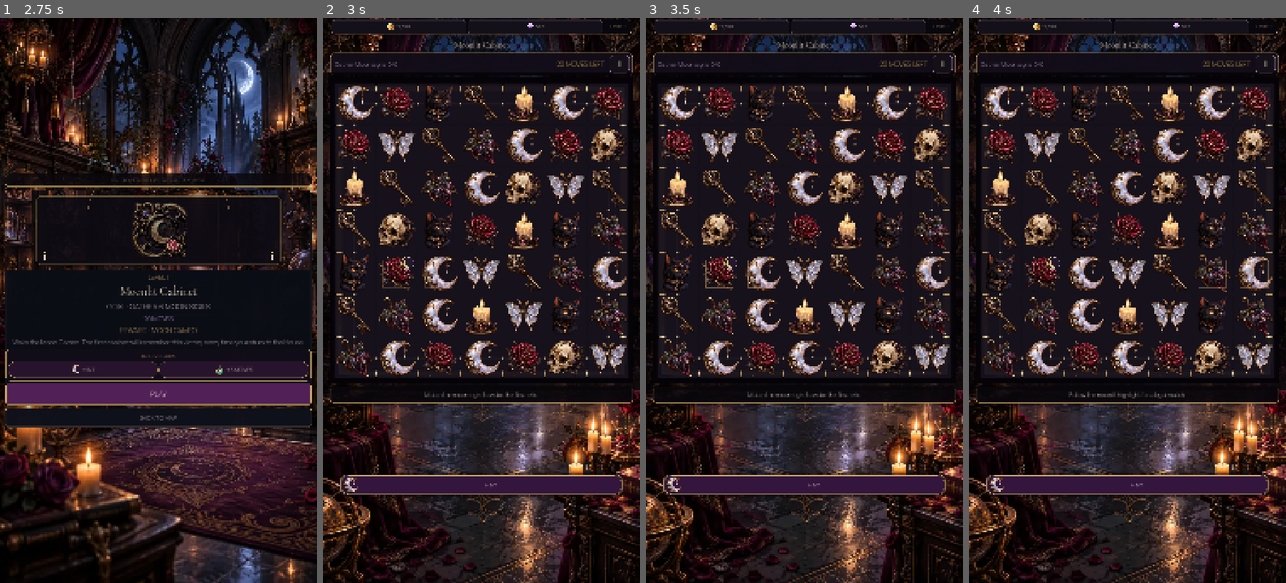
Above: before the commit, frames 1-4 (left to right).
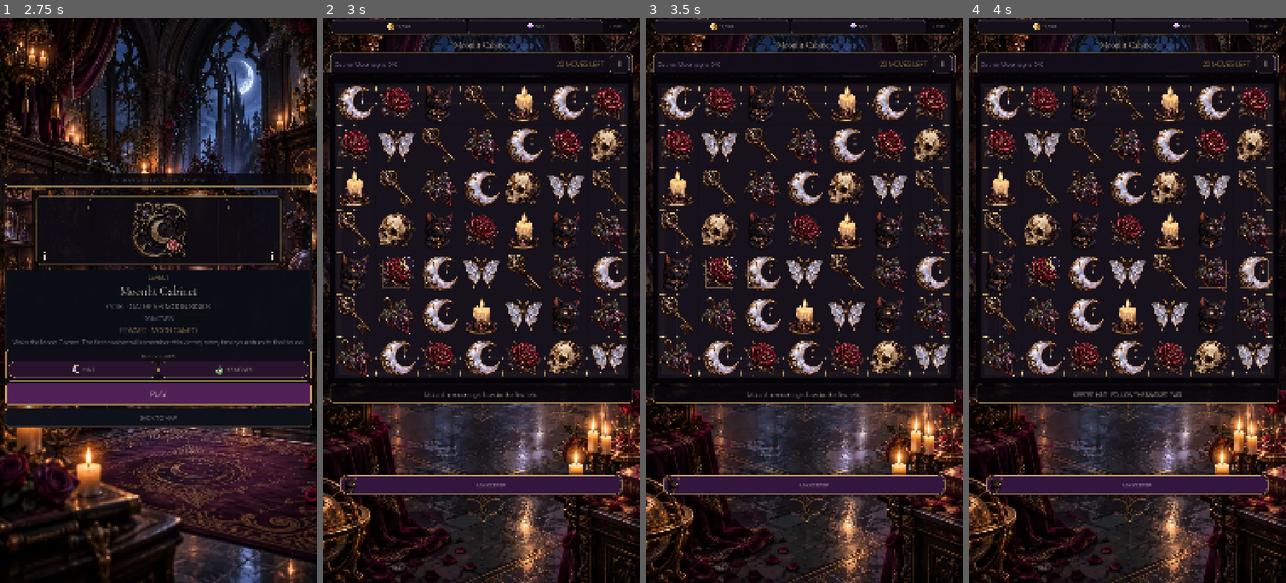
Above: after the commit, the same moments.

Repository: Jay-prodesign/akilta-match3
Game: Godot game, scene res://src/app/app_bootstrap.tscn
Two runs of this game, one before a commit and one after it. Both use one fixed random seed, a clock stepped at 60 frames per second and the inputs below.
Inputs:
- Up to frame 1 (2.75 s): click "ENTER THE HOUSE" at 0.5 s; click "ENTER CURIO BOUTIQUE" at 1.25 s; click "1" at 2 s
- Up to frame 2 (3 s): click "PLAY" at 2.75 s
- Up to frame 3 (3.5 s): no input
- Up to frame 4 (4 s): click "HINT" (after the commit: "ASK KEEPER") at 3.5 s

Frame 1 is identical in both runs. In frame 2, 0.1% of the frame differs, in the area x 6-58%, y 81-85%; in frame 3, 0.1%; in frame 4, 0.3%, in the area x 6-68%, y 66-85%.

Commit message:
Familiar: make Keeper the non-mutating hint guide

Diff:
--- a/src/ui/gameplay/gameplay_screen.gd
+++ b/src/ui/gameplay/gameplay_screen.gd
@@ -47,10 +47,13 @@
 var _idle_hint_seconds: float = 0.0
 var _consecutive_failures: int = 0
 var _guided_retry_pending: bool = false
+var _keeper_hint_count: int = 0
+var _keeper_last_move: Dictionary = {}
+const KEEPER_ART_PATH := "res://assets/pieces/black_cat.webp"
 const AUTO_HINT_DELAY_SECONDS := 9.0
 const GUIDED_HINT_DELAY_SECONDS := 4.0
 const BOOSTER_ART_PATHS := {
-	"hint": "res://assets/pieces/moon_sigil.webp",
+	"hint": KEEPER_ART_PATH,
 	"plus_moves": "res://assets/pieces/potion.webp",
 	"retry": "res://assets/pieces/skull.webp"
 }
@@ -120,9 +123,8 @@
 	if _idle_hint_seconds >= _current_auto_hint_delay():
 		_idle_hint_seconds = 0.0
 		var legal_move: Dictionary = MoveFinder.first_legal_move(board_state)
-		if not legal_move.is_empty() and board_view.has_method("set_teaching_move"):
-			board_view.set_teaching_move(legal_move["from"], legal_move["to"])
-			hint_label.text = "GUIDED HINT · FOLLOW THE MOONLIT PAIR" if _consecutive_failures >= 3 else "Follow the moonlit pair for your next match."
+		if not legal_move.is_empty():
+			_present_keeper_hint(legal_move, false, _consecutive_failures >= 3)
 
 func _current_auto_hint_delay() -> float:
 	return GUIDED_HINT_DELAY_SECONDS if _consecutive_failures >= 3 else AUTO_HINT_DELAY_SECONDS
@@ -1014,7 +1016,7 @@
 	var cat := TextureRect.new()
 	cat.name = "KeeperCat"
 	cat.custom_minimum_size = Vector2(64, 64)
-	cat.texture = PieceAssetLoader.ornament("res://assets/pieces/black_cat.svg")
+	cat.texture = PieceAssetLoader.ornament("res://assets/pieces/black_cat.webp")
 	cat.expand_mode = TextureRect.EXPAND_IGNORE_SIZE
 	cat.stretch_mode = TextureRect.STRETCH_KEEP_ASPECT_CENTERED
 	cat.mouse_filter = Control.MOUSE_FILTER_IGNORE
@@ -1227,7 +1229,7 @@
 	row.name = "BoosterActions"
 	row.add_theme_constant_override("separation", 6)
 	panel.add_child(row)
-	_hint_boost_button = _add_booster_button(row, "HintBoost", "HINT", String(BOOSTER_ART_PATHS["hint"]), _use_hint_boost)
+	_hint_boost_button = _add_booster_button(row, "HintBoost", "ASK KEEPER", String(BOOSTER_ART_PATHS["hint"]), _use_hint_boost)
 	# The explicit fail-screen +3 rescue is truthful and remains available there.
 	# Do not also expose difficulty-changing free boosters during active play.
 	_potion_boost_button = null
@@ -1316,11 +1318,36 @@
 		return
 	var move: Dictionary = MoveFinder.first_legal_move(board_state)
 	if move.is_empty():
-		hint_label.text = "The House is reshaping the sigils. Try a different line."
+		hint_label.text = "THE KEEPER SEES NO PATH · THE HOUSE IS RESHAPING THE SIGILS"
+		return
+	_present_keeper_hint(move, true, false)
+
+func _present_keeper_hint(move: Dictionary, manual: bool, guided: bool) -> void:
+	if move.is_empty() or board_view == null or not board_view.has_method("set_teaching_move"):
 		return
 	board_view.set_teaching_move(move["from"], move["to"])
-	hint_label.text = "Follow the moonlit highlight for a legal match."
+	_keeper_last_move = move.duplicate(true)
+	_keeper_hint_count += 1
+	if guided:
+		hint_label.text = "KEEPER GUIDANCE · FOLLOW THE MOONLIT PAIR"
+	elif manual:
+		hint_label.text = "KEEPER HINT · FOLLOW THE MARKED PAIR"
+	else:
+		hint_label.text = "THE KEEPER NOTICES A PATH · FOLLOW THE MOONLIT PAIR"
 	feedback_requested.emit("match")
+
+func keeper_familiar_contract() -> Dictionary:
+	return {
+		"role": "non_mutating_legal_move_guide",
+		"asset": KEEPER_ART_PATH,
+		"raster_runtime": KEEPER_ART_PATH.ends_with(".webp") or KEEPER_ART_PATH.ends_with(".png"),
+		"hint_count": _keeper_hint_count,
+		"last_move": _keeper_last_move.duplicate(true),
+		"changes_board": false,
+		"spends_resources": false,
+		"adds_moves": false,
+		"manual_action": "ASK KEEPER",
+	}
 
 func _use_retry_boost() -> void:
 	_idle_hint_seconds = 0.0
